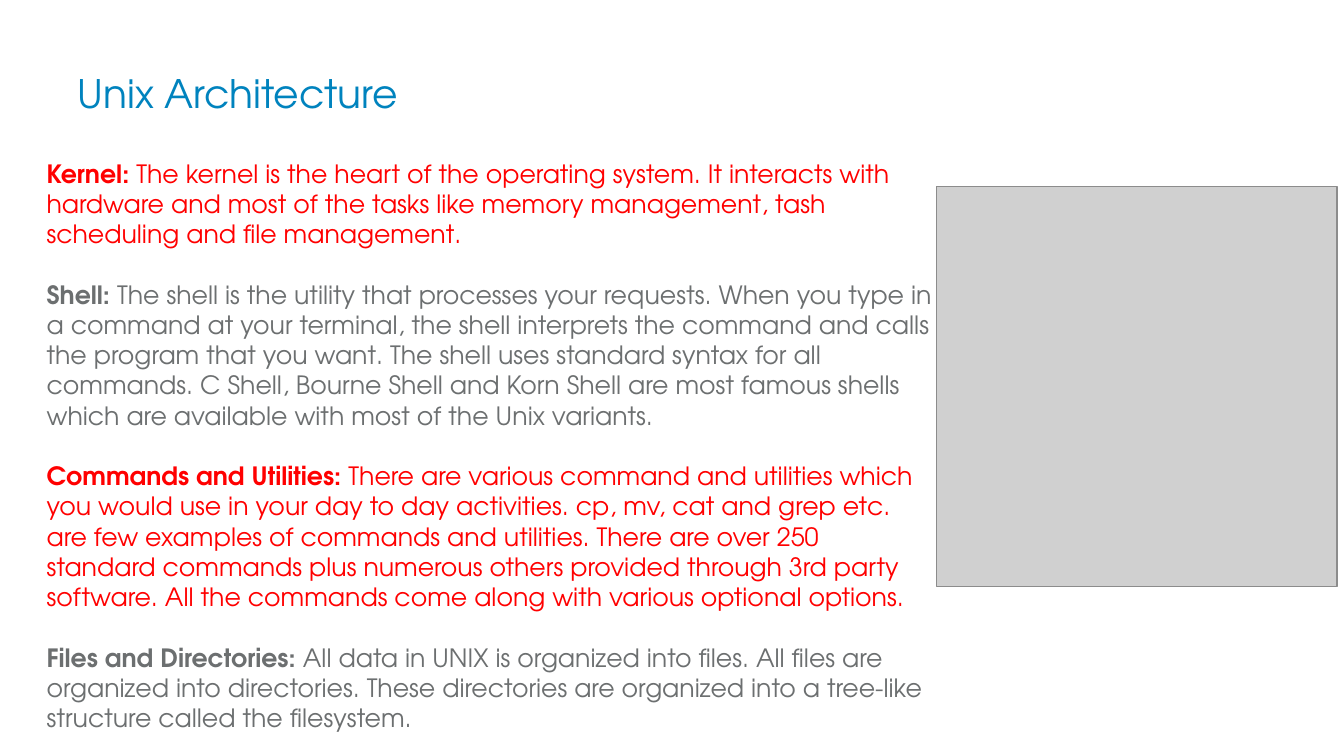
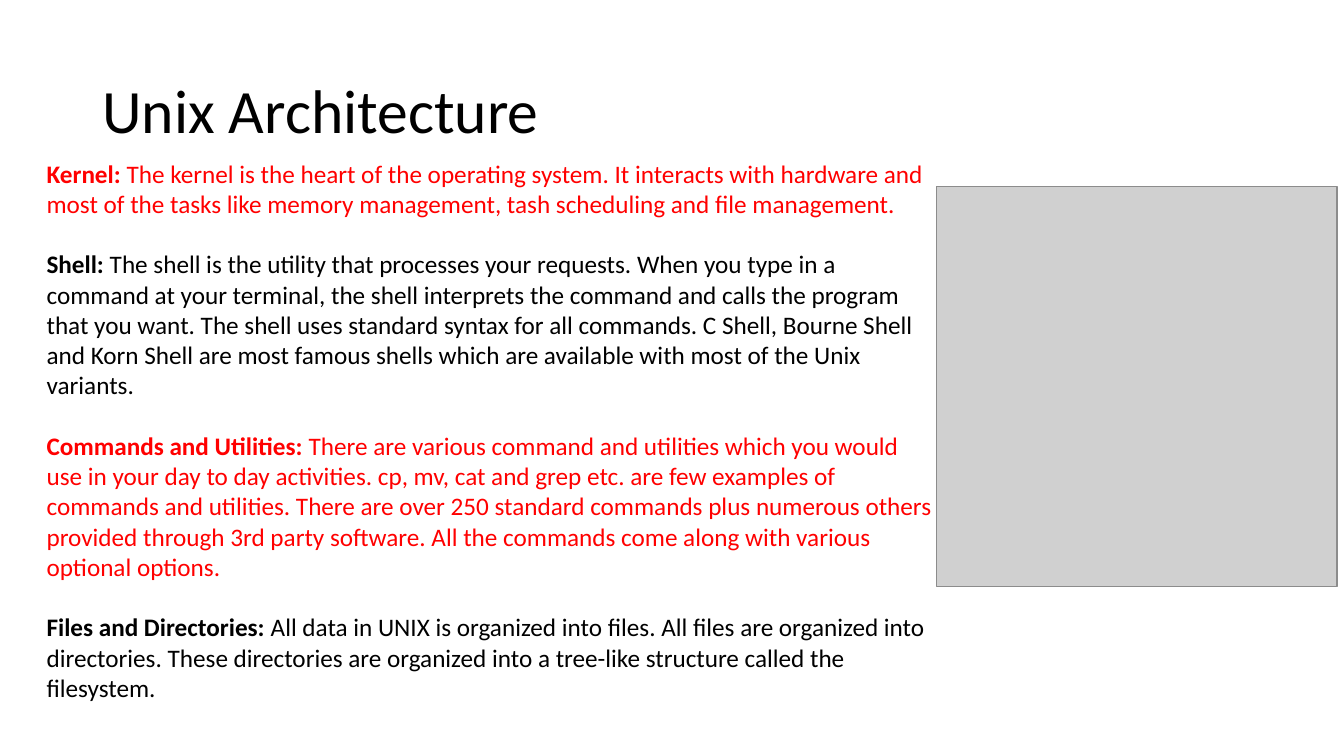
Before and after one commit to pgirgaonkar/Unix_Introduction, a slide deck: slide 3 of Unix-Introduction.pptx. Drawn at 1344x756 pixels with LibreOffice and Linux fonts; fonts in the diff are those of the drawing; grey boxes stand for pictures; background and template pictures are left out. Boxes give left, top, right and bottom in pixels: in the first picture for what was removed or moved away, otherwise in the second. Text is boxed around its words. In the diff, an @@ line names an element or a change of style, - is before the commit and + after.

Commit message:
Theme

```diff
--- a/Unix-Introduction.pptx
+++ b/Unix-Introduction.pptx
@@ title "Unix Architecture" moved from (x1=77, y1=79, x2=398, y2=109) to (x1=102, y1=90, x2=538, y2=134) @@
@@ title "Unix Architecture" at (x1=102, y1=90, x2=538, y2=134): size 28 to 44 pt, font TeX Gyre Adventor to Calibri, text colour #0083BE to #000000; line spacing 1 to 0.9 @@
@@ text "Kernel: The kernel is the ..." at (x1=47, y1=165, x2=932, y2=701): font TeX Gyre Adventor to Calibri; text colour #6C6F70 to #000000 in "Shell: The shell is the utility that ...", "Files and Directories: All data in UNIX ..." @@
```
Also in this commit, not shown: 8 other slides changed.
